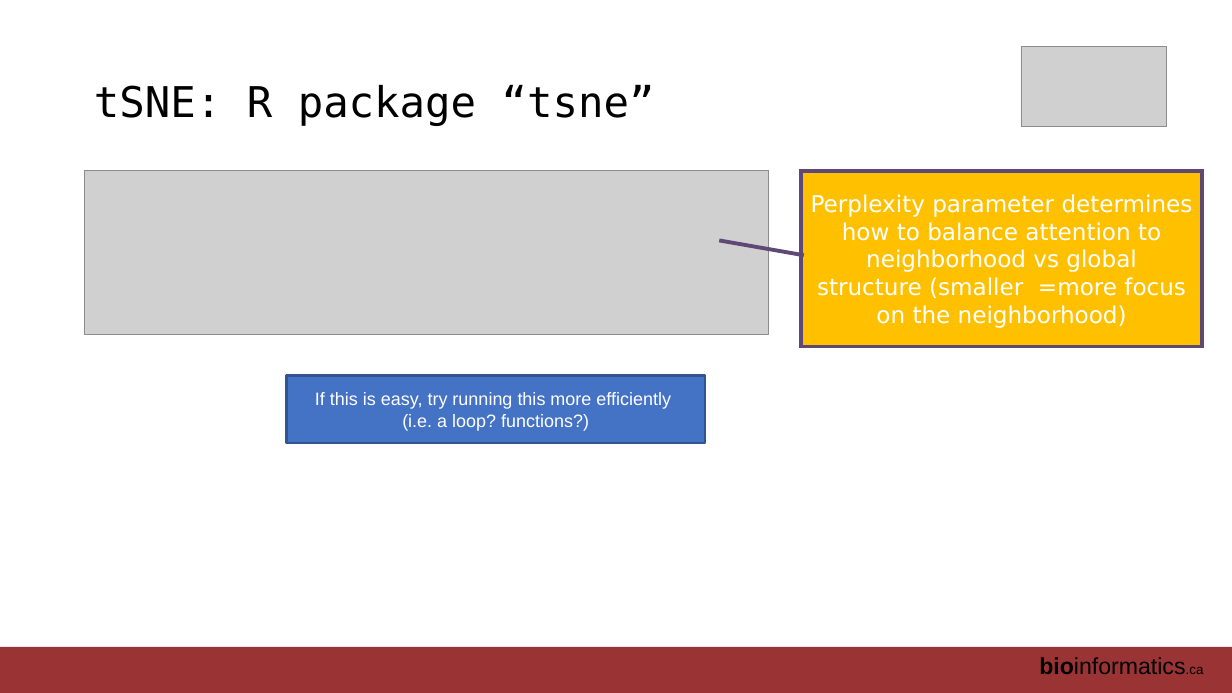
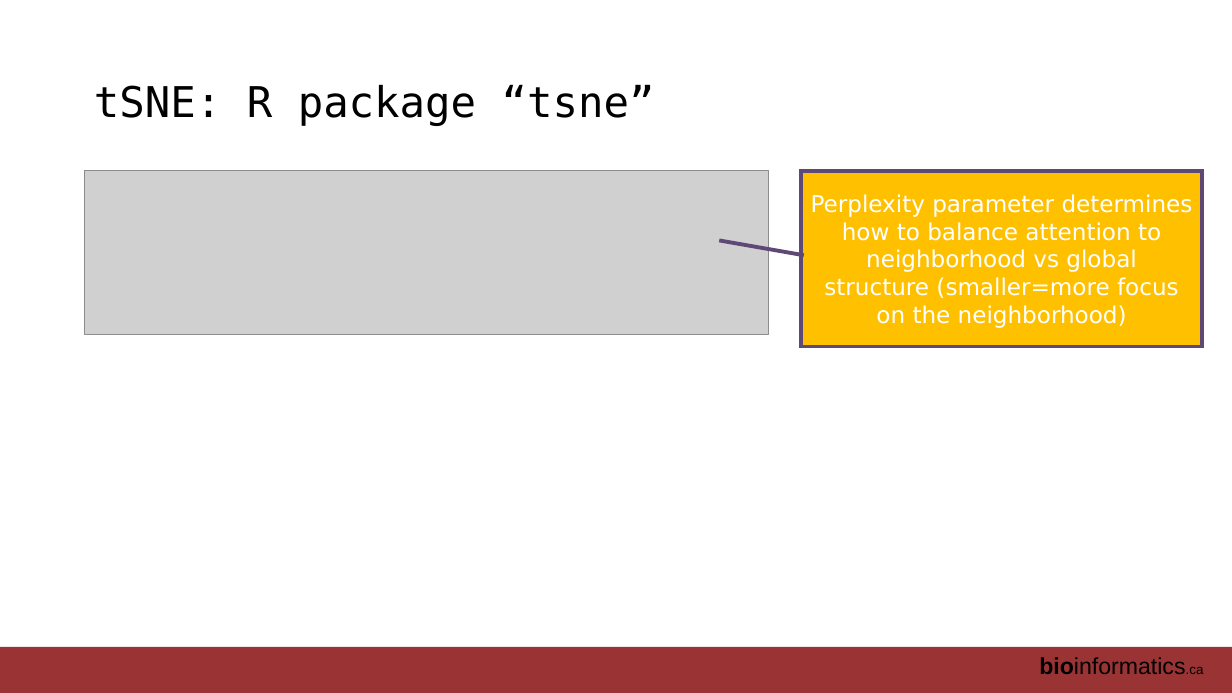
Before and after one commit to RealPaiLab/CBW_AUR2023, a slide deck: slide 35 of book/lectures/AUR_2023_Module2_DimensionReduction.pptx (slide 15 before the commit). Drawn at 1232x693 pixels with LibreOffice and Linux fonts; fonts in the diff are those of the drawing; grey boxes stand for pictures. Boxes give left, top, right and bottom in pixels: in the first picture for what was removed or moved away, otherwise in the second. Text is boxed around its words. In the diff, an @@ line names an element or a change of style, - is before the commit and + after.

```diff
--- a/book/lectures/AUR_2023_Module2_DimensionReduction.pptx
+++ b/book/lectures/AUR_2023_Module2_DimensionReduction.pptx
@@ picture removed at [1021, 46, 1166, 126] @@
@@ text in freeform shape at [811, 194, 1193, 328]: spaces changed @@
-Perplexity parameter determines how to balance attention to neighborhood vs global structure (smaller =more focus on the neighborhood)
+Perplexity parameter determines how to balance attention to neighborhood vs global structure (smaller=more focus on the neighborhood)
@@ rectangle removed at [287, 375, 705, 443] @@
-If this is easy, try running this more efficiently
-(i.e. a loop? functions?)
```
Also in this commit, not shown: 6 other slides changed, 26 slides added, 6 slides removed.
